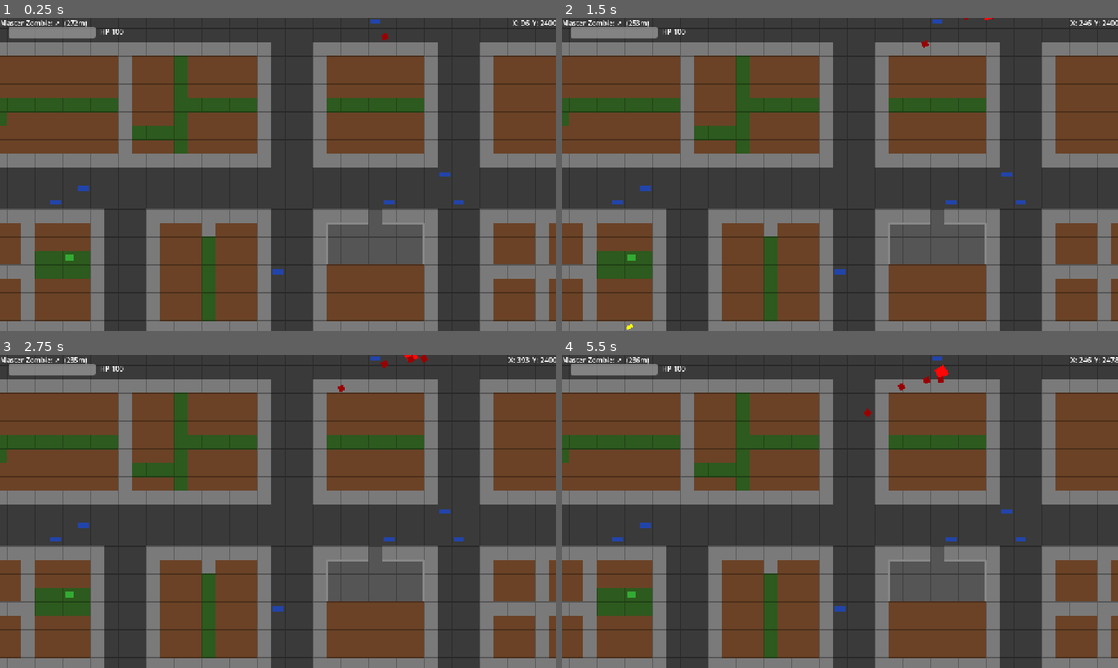
Above: before the commit, frames 1-4 (two rows, left to right).
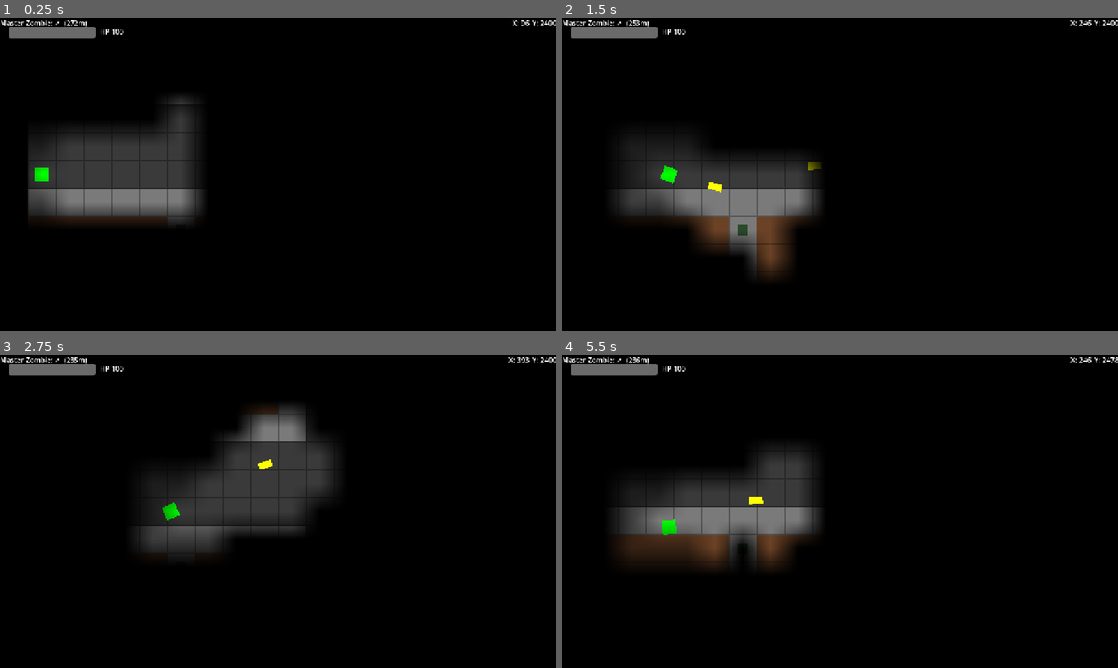
Above: after the commit, the same moments.

Repository: MKBSP/Zombie-game
Game: Godot game, scene res://scenes/world/world.tscn
Same seed, same stepped clock (60 frames per second), same inputs: the game is played once before the commit and once after it.
Inputs (mouse positions are in pixels of both pictures, inside the frame that each line leads up to):
- Up to frame 1 (0.25 s): no input
- Up to frame 2 (1.5 s): tap Enter (ui_accept) at 0.5, 0.77 s; move the mouse to (962, 158) at 0.52 s; hold D (move_right) 0.53-1.25 s; hold Shift 0.53-1.25 s; click (962, 158) at 0.67 s; drag from (728, 190) to (812, 237) at 1.27 s
- Up to frame 3 (2.75 s): move the mouse to (333, 442) at 2.02 s; hold D (move_right) from 2.03 s (still down); hold Left (cam_left) from 2.03 s (still down); click (333, 442) at 2.17 s; tap Shift at 2.3 s
- Up to frame 4 (5.5 s): release D (move_right) at 2.75 s; release Left (cam_left) at 2.75 s; drag from (812, 574) to (673, 464) at 2.77 s; move the mouse to (1006, 558) at 3.52 s; hold A (move_left) 3.53-4.25 s; hold Up (cam_up) 3.53-4.25 s; click (1006, 558) at 3.67 s; tap Enter (ui_accept) at 3.77 s; tap Shift at 3.8 s; drag from (673, 464) to (756, 433) at 4.27 s; move the mouse to (867, 511) at 5.02 s; hold S (move_down) from 5.03 s (still down); hold Shift from 5.03 s (still down); tap R at 5.1 s; click (867, 511) at 5.17 s

The runs differ from the first frame. In frame 1, 97% of the frame differs, in the area x 0-100%, y 0-100%; in frame 2, 97%; in frame 3, 95%; in frame 4, 99%.

Commit message:
adding zombie controller visuals, and now test checkpoint

Diff:
--- /dev/null
+++ b/scenes/world/selectrion_drawer.gd
@@ -0,0 +1,32 @@
+extends Control
+
+## Draws the drag-selection rectangle for the Zombie Controller.
+
+# Set by the ZombieController script each frame
+var draw_rect_active: bool = false
+var draw_rect_start: Vector2 = Vector2.ZERO
+var draw_rect_end: Vector2 = Vector2.ZERO
+
+
+func _draw() -> void:
+	if not draw_rect_active:
+		return
+
+	var top_left := Vector2(
+		minf(draw_rect_start.x, draw_rect_end.x),
+		minf(draw_rect_start.y, draw_rect_end.y)
+	)
+	var size := Vector2(
+		absf(draw_rect_end.x - draw_rect_start.x),
+		absf(draw_rect_end.y - draw_rect_start.y)
+	)
+	var rect := Rect2(top_left, size)
+
+	# Semi-transparent green fill
+	draw_rect(rect, Color(0.0, 1.0, 0.0, 0.25), true)
+	# Green border
+	draw_rect(rect, Color.GREEN, false, 2.0)
+
+
+func _process(_delta: float) -> void:
+	queue_redraw()
--- a/scenes/world/world.tscn
+++ b/scenes/world/world.tscn
@@ -13,6 +13,7 @@
 [ext_resource type="PackedScene" uid="uid://d25x7v3pwjerr" path="res://scenes/props/prop_dumpster.tscn" id="10_srmg5"]
 [ext_resource type="Shader" uid="uid://bslv6qdsbm2d7" path="res://shader/fog_zc.gdshader" id="12_dlabj"]
 [ext_resource type="Script" uid="uid://cfqikqgle2ibo" path="res://scripts/zombie_controller.gd" id="13_srmg5"]
+[ext_resource type="Script" uid="uid://c7x2ta8buayow" path="res://scenes/world/selectrion_drawer.gd" id="14_umvgx"]
 
 [sub_resource type="ShaderMaterial" id="ShaderMaterial_gb53w"]
 shader = ExtResource("2_5qq27")
@@ -43,7 +44,6 @@
 layer = 20
 
 [node name="ShooterFogRect" type="ColorRect" parent="HUDLayer" unique_id=1698260855]
-visible = false
 material = SubResource("ShaderMaterial_gb53w")
 anchors_preset = 15
 anchor_right = 1.0
@@ -110,6 +110,7 @@
 building_layer = NodePath("../BuildingLayer")
 
 [node name="ZCFogRect" type="TextureRect" parent="." unique_id=867529116]
+visible = false
 material = SubResource("ShaderMaterial_srmg5")
 offset_right = 3008.0
 offset_bottom = 3008.0
@@ -117,14 +118,29 @@
 
 [node name="ZCCamera" type="Camera2D" parent="." unique_id=1554892712]
 position = Vector2(1504, 1504)
+enabled = false
 zoom = Vector2(0.5, 0.5)
 limit_left = 0
 limit_top = 0
 limit_right = 3008
 limit_bottom = 3008
 
-[node name="ZombieControllerNode" type="Node" parent="." unique_id=757280064 node_paths=PackedStringArray("camera", "fog_rect", "ground_layer")]
+[node name="ZombieControllerNode" type="Node" parent="." unique_id=757280064 node_paths=PackedStringArray("camera", "fog_rect", "ground_layer", "selection_drawer")]
 script = ExtResource("13_srmg5")
 camera = NodePath("../ZCCamera")
 fog_rect = NodePath("../ZCFogRect")
 ground_layer = NodePath("../GroundLayer")
+selection_drawer = NodePath("ZCOverlay/SelectrionDrawer")
+
+[node name="ZCOverlay" type="CanvasLayer" parent="ZombieControllerNode" unique_id=1251943451]
+layer = 5
+visible = false
+
+[node name="SelectrionDrawer" type="Control" parent="ZombieControllerNode/ZCOverlay" unique_id=1131729318]
+layout_mode = 3
+anchors_preset = 15
+anchor_right = 1.0
+anchor_bottom = 1.0
+grow_horizontal = 2
+grow_vertical = 2
+script = ExtResource("14_umvgx")
--- a/scenes/zombie/zombie.gd
+++ b/scenes/zombie/zombie.gd
@@ -2,83 +2,86 @@
 
 @export var speed: float = 85.0
 @export var max_hp: int = 150
-@export var contact_dps: float = 12.0  # damage per second on contact
-## Vision range in tiles for the Zombie Controller's fog of war
+@export var contact_dps: float = 12.0
 @export var vision_range: int = 2
 
+var command_mode: bool = false
+var command_target: Vector2 = Vector2.ZERO
+var is_selected: bool = false
 var hp: int
 var is_dead: bool = false
-var target: Node2D = null  # the shooter — assigned by the world scene
+var target: Node2D = null
 
 @onready var nav_agent: NavigationAgent2D = $NavigationAgent2D
 
 signal zombie_died(zombie: Node2D)
 
-
 func _ready() -> void:
 	hp = max_hp
-	# Wait one physics frame before setting navigation target
-	# (NavigationServer needs a frame to initialise)
 	await get_tree().physics_frame
 	_update_navigation()
-
 
 func _physics_process(delta: float) -> void:
 	if is_dead or target == null:
 		return
 
-	# Update navigation target every frame
-	nav_agent.target_position = target.global_position
+	if command_mode:
+		nav_agent.target_position = command_target
+		if nav_agent.is_navigation_finished():
+			command_mode = false
+	else:
+		if target:
+			nav_agent.target_position = target.global_position
 
-	# If we've arrived, stop
 	if nav_agent.is_navigation_finished():
 		return
 
-	# Move toward the next path point
 	var next_point := nav_agent.get_next_path_position()
 	var direction := (next_point - global_position).normalized()
 	velocity = direction * speed
 	move_and_slide()
 
-	# Face the direction of movement
 	if velocity.length() > 0:
 		rotation = velocity.angle()
 
-	# Check for contact damage
 	_check_contact_damage(delta)
 
+func _draw() -> void:
+	if is_selected:
+		draw_arc(Vector2.ZERO, 18.0, 0.0, TAU, 32, Color.GREEN, 2.0)
+
+func set_command(destination: Vector2) -> void:
+	command_mode = true
+	command_target = destination
 
 func set_target(new_target: Node2D) -> void:
 	target = new_target
 
+func set_selected(value: bool) -> void:
+	is_selected = value
+	queue_redraw()
 
 func _update_navigation() -> void:
 	if target != null:
 		nav_agent.target_position = target.global_position
 
-
 func _check_contact_damage(delta: float) -> void:
-	# If close enough to the target, deal damage
 	if target == null:
 		return
 	var distance := global_position.distance_to(target.global_position)
-	if distance < 28.0:  # collision radius of zombie + shooter
+	if distance < 28.0:
 		if target.has_method("take_damage"):
 			target.take_damage(contact_dps * delta)
-
 
 func take_damage(amount: int) -> void:
 	if is_dead:
 		return
 	hp -= amount
-	# Visual feedback: flash white briefly
 	modulate = Color.WHITE
 	await get_tree().create_timer(0.05).timeout
-	modulate = Color(0.6, 0.0, 0.0)  # back to dark red
-
+	modulate = Color(0.6, 0.0, 0.0)
 	if hp <= 0:
 		die()
-
 
 func die() -> void:
 	is_dead = true
--- /dev/null
+++ b/scripts/ping_visual.gd
@@ -0,0 +1,5 @@
+extends Node2D
+
+func _draw() -> void:
+	draw_arc(Vector2.ZERO, 16.0, 0.0, TAU, 32, Color.GREEN, 2.0)
+	draw_arc(Vector2.ZERO, 8.0, 0.0, TAU, 16, Color.GREEN, 1.0)
--- a/scripts/zombie_controller.gd
+++ b/scripts/zombie_controller.gd
@@ -7,6 +7,7 @@
 @export var camera: Camera2D
 @export var fog_rect: TextureRect
 @export var ground_layer: TileMapLayer
+@export var selection_drawer: Control
 
 # Camera settings
 const PAN_SPEED_KEYS: float = 400.0
@@ -23,6 +24,11 @@
 # Whether this controller is active (receiving input)
 var is_active: bool = false
 
+# Selection state
+var selected_zombies: Array[Node2D] = []
+var _drag_start: Vector2 = Vector2.ZERO
+var _is_dragging: bool = false
+var _drag_threshold: float = 5.0  # pixels before a click becomes a drag
 
 func _ready() -> void:
 	# Set up fog
@@ -62,17 +68,97 @@
 
 func _process(delta: float) -> void:
 	_handle_camera_pan(delta)
+		# Update selection rectangle visual
+	if selection_drawer:
+		if _is_dragging:
+			selection_drawer.draw_rect_active = true
+			selection_drawer.draw_rect_start = _drag_start
+			selection_drawer.draw_rect_end = get_viewport().get_mouse_position()
+		else:
+			selection_drawer.draw_rect_active = false
 	_update_fog()
 
 
+#func _input(event: InputEvent) -> void:
+#	# Zoom with mouse scroll
+#	if event is InputEventMouseButton:
+#		if event.pressed:
+#			if event.button_index == MOUSE_BUTTON_WHEEL_UP:
+#				_zoom_camera(ZOOM_STEP)
+#			elif event.button_index == MOUSE_BUTTON_WHEEL_DOWN:
+#				_zoom_camera(-ZOOM_STEP)
+
 func _input(event: InputEvent) -> void:
-	# Zoom with mouse scroll
+	if not is_active:
+		return
+
+	# --- Zoom ---
 	if event is InputEventMouseButton:
 		if event.pressed:
 			if event.button_index == MOUSE_BUTTON_WHEEL_UP:
 				_zoom_camera(ZOOM_STEP)
+				return
 			elif event.button_index == MOUSE_BUTTON_WHEEL_DOWN:
 				_zoom_camera(-ZOOM_STEP)
+				return
+
+	# --- Left click: selection ---
+	if event is InputEventMouseButton and event.button_index == MOUSE_BUTTON_LEFT:
+		var world_pos: Vector2 = _screen_to_world(event.position)
+
+		if event.pressed:
+			_drag_start = event.position
+			_is_dragging = false
+		else:
+			# Button released
+			if _is_dragging:
+				# Complete drag-select
+				var drag_end: Vector2 = event.position
+				var rect := _make_world_rect(_drag_start, drag_end)
+				_select_in_rect(rect)
+				_is_dragging = false
+			else:
+				# Single click
+				var zombie := _get_zombie_at_position(world_pos)
+				if zombie:
+					if Input.is_key_pressed(KEY_SHIFT):
+						_toggle_select(zombie)
+					else:
+						_select_single(zombie)
+				else:
+					if not Input.is_key_pressed(KEY_SHIFT):
+						_deselect_all()
+
+	# --- Mouse motion: detect drag ---
+	if event is InputEventMouseMotion:
+		if Input.is_mouse_button_pressed(MOUSE_BUTTON_LEFT):
+			if not _is_dragging:
+				if event.position.distance_to(_drag_start) > _drag_threshold:
+					_is_dragging = true
+
+	# --- Right click: move command ---
+	if event is InputEventMouseButton and event.button_index == MOUSE_BUTTON_RIGHT:
+		if event.pressed and selected_zombies.size() > 0:
+			var world_pos: Vector2 = _screen_to_world(event.position)
+			_command_move(world_pos)
+
+
+## Convert a screen position to a world position, accounting for camera.
+func _screen_to_world(screen_pos: Vector2) -> Vector2:
+	if camera == null:
+		return screen_pos
+	# Get the canvas transform from the viewport
+	var canvas_transform: Transform2D = get_viewport().get_canvas_transform()
+	return canvas_transform.affine_inverse() * screen_pos
+
+
+## Create a world-space Rect2 from two screen positions.
+func _make_world_rect(screen_a: Vector2, screen_b: Vector2) -> Rect2:
+	var world_a := _screen_to_world(screen_a)
+	var world_b := _screen_to_world(screen_b)
+	var top_left := Vector2(minf(world_a.x, world_b.x), minf(world_a.y, world_b.y))
+	var size := Vector2(absf(world_a.x - world_b.x), absf(world_a.y - world_b.y))
+	return Rect2(top_left, size)
 
 
 func _handle_camera_pan(delta: float) -> void:
@@ -143,3 +229,73 @@
 
 	fog_zc.update_visibility(zombies_data)
 	fog_texture.update(fog_zc.visibility_image)
+
+## Deselect all zombies.
+func _deselect_all() -> void:
+	for z in selected_zombies:
+		if is_instance_valid(z) and z.has_method("set_selected"):
+			z.set_selected(false)
+	selected_zombies.clear()
+
+
+## Select a single zombie (deselecting all others).
+func _select_single(zombie: Node2D) -> void:
+	_deselect_all()
+	selected_zombies.append(zombie)
+	if zombie.has_method("set_selected"):
+		zombie.set_selected(true)
+
+
+## Toggle a zombie in/out of the selection.
+func _toggle_select(zombie: Node2D) -> void:
+	if zombie in selected_zombies:
+		selected_zombies.erase(zombie)
+		if zombie.has_method("set_selected"):
+			zombie.set_selected(false)
+	else:
+		selected_zombies.append(zombie)
+		if zombie.has_method("set_selected"):
+			zombie.set_selected(true)
+
+
+## Select all zombies inside a world-space rectangle.
+func _select_in_rect(rect: Rect2) -> void:
+	_deselect_all()
+	for zombie in get_tree().get_nodes_in_group("zombies"):
+		if zombie is Node2D:
+			if rect.has_point(zombie.global_position):
+				selected_zombies.append(zombie)
+				if zombie.has_method("set_selected"):
+					zombie.set_selected(true)
+
+
+## Issue a move command to all selected zombies.
+func _command_move(world_pos: Vector2) -> void:
+	for z in selected_zombies:
+		if is_instance_valid(z) and z.has_method("set_command"):
+			z.set_command(world_pos)
+	# Show a brief ping at the target (we'll add this visual later)
+			_show_ping(world_pos)
+
+## Try to find a zombie under the given world position.
+func _get_zombie_at_position(world_pos: Vector2) -> Node2D:
+	for zombie in get_tree().get_nodes_in_group("zombies"):
+		if zombie is Node2D:
+			if zombie.global_position.distance_to(world_pos) < 20.0:
+				return zombie
+	return null
+
+
+func _show_ping(world_pos: Vector2) -> void:
+	var ping := Node2D.new()
+	ping.global_position = world_pos
+	ping.z_index = 50
+	get_tree().current_scene.add_child(ping)
+
+	# Simple circle that fades out
+	var tween := get_tree().create_tween()
+	tween.tween_property(ping, "modulate:a", 0.0, 0.5)
+	tween.tween_callback(ping.queue_free)
+
+	# Draw a green circle
+	ping.set_script(preload("res://scripts/ping_visual.gd"))
Not shown, added: scenes/world/selectrion_drawer.gd.uid
Not shown, added: scripts/ping_visual.gd.uid
